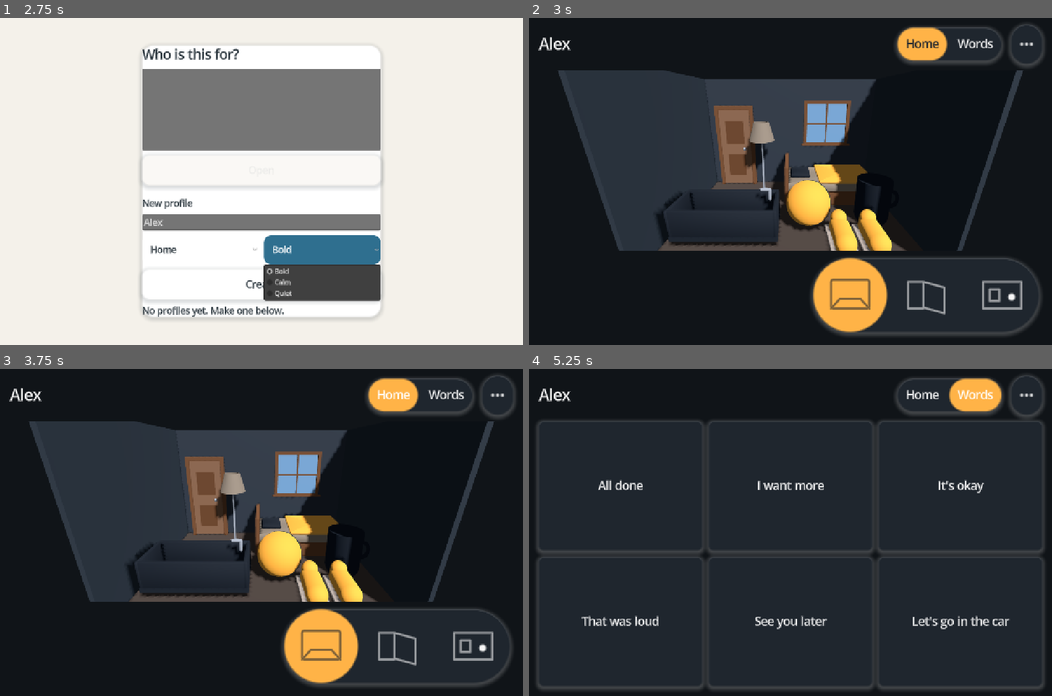
Above: before the commit, frames 1-4 (two rows, left to right).
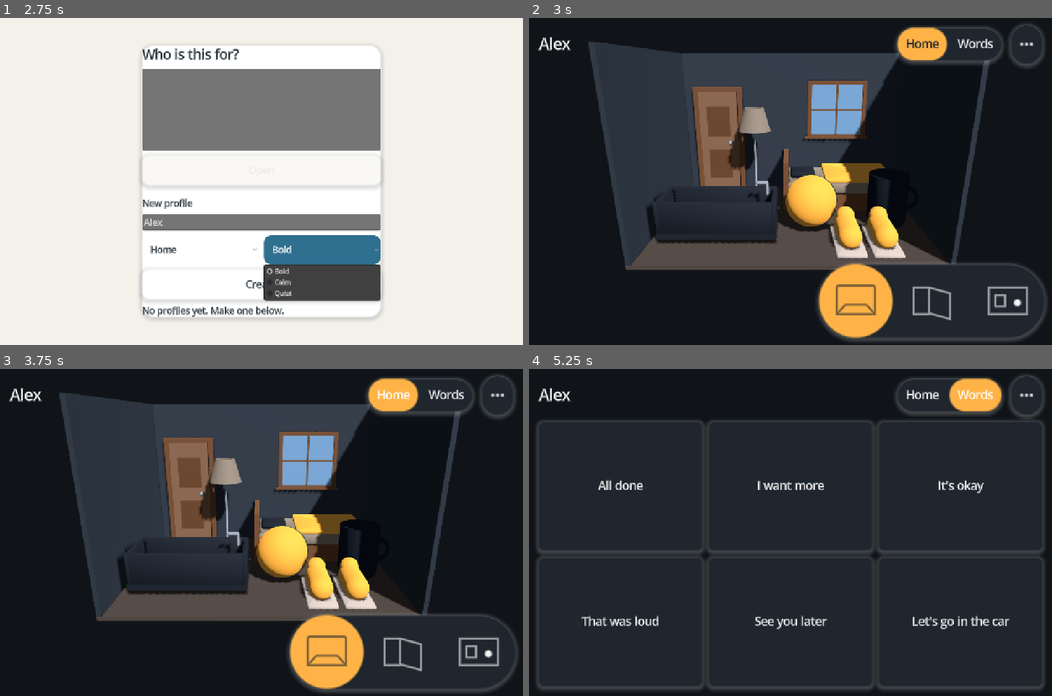
Above: after the commit, the same moments.

Repository: crashtestbrandt/alex
Game: Godot game, scene res://scenes/main.tscn
Same seed, same stepped clock (60 frames per second), same inputs: the game is played once before the commit and once after it.
Inputs (mouse positions are in pixels of both pictures, inside the frame that each line leads up to):
- Up to frame 1 (2.75 s): click (261, 224) at 0.52 s; type "Alex" at 0.6 s; click "Home" at 1.25 s; click "Bold" at 2 s
- Up to frame 2 (3 s): click "Create" at 2.75 s
- Up to frame 3 (3.75 s): click "Home" at 3.5 s
- Up to frame 4 (5.25 s): click (853, 650) at 4.27 s; click "Words" at 5 s

Frame 1 is identical in both runs. In frame 2, 23% of the frame differs, in the area x 5-99%, y 7-99%; in frame 3, 23%; in frame 4, nothing differs.

Commit message:
feat(ui) render the room edge to edge and float the controls over it
- The room view fills the home screen; the top bar and the view pill float over it with the containers between
  them set to ignore the pointer.
- The camera frames the room's footprint up to its tallest spot into the band the floating controls leave
  (`RoomView.safe_rect`, `CameraFraming.full_extent` and `center_offset`, `RoomSpace.content_dims`), so a wall
  may run under a control and an object never does.
- The probe checks every spot's center and the framed box's center against the band.

Co-Authored-By: Claude Fable 5.1 <noreply@anthropic.com>
Claude-Session: https://claude.ai/code/session_01Brov8DxnPxPnDvfkaNeKXq

Diff:
--- a/scenes/child/home.tscn
+++ b/scenes/child/home.tscn
@@ -21,6 +21,15 @@
 unique_name_in_owner = true
 script = ExtResource("3")
 
+[node name="RoomView" parent="." instance=ExtResource("4")]
+unique_name_in_owner = true
+layout_mode = 1
+anchors_preset = 15
+anchor_right = 1.0
+anchor_bottom = 1.0
+grow_horizontal = 2
+grow_vertical = 2
+
 [node name="Margin" type="MarginContainer" parent="."]
 layout_mode = 1
 anchors_preset = 15
@@ -28,6 +37,7 @@
 anchor_bottom = 1.0
 grow_horizontal = 2
 grow_vertical = 2
+mouse_filter = 2
 theme_override_constants/margin_left = 24
 theme_override_constants/margin_top = 16
 theme_override_constants/margin_right = 24
@@ -35,10 +45,13 @@
 
 [node name="Column" type="VBoxContainer" parent="Margin"]
 layout_mode = 2
+mouse_filter = 2
 theme_override_constants/separation = 16
 
 [node name="TopBar" type="HBoxContainer" parent="Margin/Column"]
+unique_name_in_owner = true
 layout_mode = 2
+mouse_filter = 2
 theme_override_constants/separation = 16
 
 [node name="Title" type="Label" parent="Margin/Column/TopBar"]
@@ -75,15 +88,13 @@
 [node name="Stage" type="Control" parent="Margin/Column"]
 layout_mode = 2
 size_flags_vertical = 3
-
-[node name="RoomView" parent="Margin/Column/Stage" instance=ExtResource("4")]
-unique_name_in_owner = true
-layout_mode = 1
+mouse_filter = 2
 
 [node name="Board" type="GridContainer" parent="Margin/Column/Stage"]
 unique_name_in_owner = true
 visible = false
 layout_mode = 1
+mouse_filter = 2
 anchors_preset = 15
 anchor_right = 1.0
 anchor_bottom = 1.0
--- a/scripts/child/home.gd
+++ b/scripts/child/home.gd
@@ -10,6 +10,7 @@
 const _TILE_SCENE: PackedScene = preload("res://scenes/child/gestalt_tile.tscn")
 
 @onready var _title: Label = %Title
+@onready var _top_bar: HBoxContainer = %TopBar
 @onready var _strip: PillBar = %PlaceStrip
 @onready var _room_view: RoomView = %RoomView
 @onready var _grid: GridContainer = %Board
@@ -30,7 +31,9 @@
 	_room_view.spot_tapped.connect(_on_spot_tapped)
 	_room_view.spot_held.connect(_on_spot_held)
 	_record_overlay.kept.connect(_on_recording_kept)
+	_top_bar.item_rect_changed.connect(_sync_room_inset)
 	Style.changed.connect(_on_style_changed)
+	_sync_room_inset()
 
 func show_profile(p: Profile) -> void:
 	_profile = p
@@ -98,6 +101,11 @@
 	for other: SdfButton in _places.values():
 		other.refresh()
 
+## The room renders edge to edge behind the top bar; it frames itself into the band below the bar.
+func _sync_room_inset() -> void:
+	var bar_bottom: float = _top_bar.global_position.y + _top_bar.size.y - _room_view.global_position.y
+	_room_view.safe_top_px = maxf(bar_bottom + 8.0, 0.0)
+
 ## A profile with nothing to show lists every gestalt it has.
 static func _all_gestalts_board(p: Profile) -> Board:
 	var ids: PackedStringArray = PackedStringArray()
--- a/scripts/child/room_view.gd
+++ b/scripts/child/room_view.gd
@@ -19,6 +19,13 @@
 
 ## How long a moved view stays before it returns to the front. A probe shortens it.
 var idle_seconds: float = RecordOverlay.IDLE_SECONDS
+## How much of the top of the view floating controls cover. The home sets it from its top bar; the camera
+## frames the room into the band below it and above the view widget.
+var safe_top_px: float = 0.0:
+	set(value):
+		safe_top_px = value
+		if is_node_ready():
+			_layout()
 
 var _profile: Profile = null
 var _room: Room = null
@@ -112,6 +119,13 @@
 func wall_visible(w: Spot.Wall) -> bool:
 	var wall: MeshInstance3D = _walls.get(w, null)
 	return wall != null and wall.visible
+
+## The band the room is framed into: this control minus the floating controls above and below.
+func safe_rect() -> Rect2:
+	var bottom: float = 0.0
+	if _widget.visible:
+		bottom = _widget.size.y + 2.0 * WIDGET_MARGIN
+	return Rect2(0.0, safe_top_px, size.x, maxf(size.y - safe_top_px - bottom, 1.0))
 
 ## Where a body's center falls on this control.
 func screen_point(b: SpotBody) -> Vector2:
@@ -197,9 +211,10 @@
 	_captions.add_child(row)
 	row.reset_size()
 	var anchor: Vector2 = _camera.unproject_position(b.top_point())
+	var safe: Rect2 = safe_rect()
 	var above: Vector2 = anchor + Vector2(-row.size.x / 2.0, -row.size.y - 12.0)
-	above.x = clampf(above.x, 8.0, maxf(8.0, _container.size.x - row.size.x - 8.0))
-	above.y = clampf(above.y, 8.0, maxf(8.0, _container.size.y - row.size.y - 8.0))
+	above.x = clampf(above.x, 8.0, maxf(8.0, safe.end.x - row.size.x - 8.0))
+	above.y = clampf(above.y, safe.position.y + 8.0, maxf(safe.position.y + 8.0, safe.end.y - row.size.y - 8.0))
 	row.position = above
 	var scale_factor: float = Style.motion_scale()
 	var hold: float = maxf(seconds, 0.6)
@@ -281,11 +296,14 @@
 
 # --- camera -----------------------------------------------------------------------------------------------
 
+## The full viewport's extent: the room is framed into the safe band, and the band's extent is scaled up to the
+## whole viewport, which the floating controls then cover at the top and bottom.
 func _extent_for(azimuth: float, elevation: float) -> float:
 	var smallest: float = RoomSpace.smallest_spot_m(_room) if _room != null else 0.0
-	var view_size: Vector2 = _container.size
-	var aspect: float = view_size.x / maxf(view_size.y, 1.0)
-	return CameraFraming.frame_extent(azimuth, elevation, RoomSpace.dims(), aspect, smallest, view_size.y, float(Style.current.tile_min_size))
+	var safe: Rect2 = safe_rect()
+	var aspect: float = safe.size.x / maxf(safe.size.y, 1.0)
+	var band: float = CameraFraming.frame_extent(azimuth, elevation, RoomSpace.content_dims(_room), aspect, smallest, safe.size.y, float(Style.current.tile_min_size))
+	return CameraFraming.full_extent(band, safe.size.y, size.y)
 
 func _move_camera(azimuth: float, elevation: float, animate: bool) -> void:
 	if _view_tween != null:
@@ -315,7 +333,9 @@
 func _apply_camera() -> void:
 	var distance: float = CameraFraming.perspective_distance(_extent, CameraFraming.FOV_DEG)
 	_camera.fov = CameraFraming.FOV_DEG
-	_camera.transform = CameraFraming.camera_transform(RoomSpace.center(), _azimuth, _elevation, distance)
+	_camera.transform = CameraFraming.camera_transform(_target(), _azimuth, _elevation, distance)
+	var safe: Rect2 = safe_rect()
+	_camera.v_offset = CameraFraming.center_offset(safe.get_center().y - size.y / 2.0, size.y, _extent)
 	for w: int in _walls.keys():
 		var wall: Spot.Wall = w as Spot.Wall
 		_walls[w].visible = not RoomSpace.wall_hidden(wall, _camera.global_position)
@@ -323,15 +343,18 @@
 func _on_resized() -> void:
 	_layout()
 
-## The viewport takes everything above the widget's row, so no object is ever behind a button.
+## What the camera looks at: a little under the center of the framed box, since a raised camera sees more
+## floor than ceiling and the near floor edge projects larger.
+func _target() -> Vector3:
+	return Vector3(0.0, RoomSpace.content_dims(_room).y * 0.42, 0.0)
+
+## The viewport fills the control edge to edge; the widget floats over its bottom right corner, and the camera
+## frames the room into the band the floating controls leave.
 func _layout() -> void:
-	var band: float = 0.0
-	if _widget.visible:
-		_widget.reset_size()
-		band = _widget.size.y + WIDGET_MARGIN
+	_widget.reset_size()
 	_container.position = Vector2.ZERO
-	_container.size = Vector2(size.x, maxf(size.y - band, 1.0))
-	_widget.position = Vector2(size.x - _widget.size.x, size.y - _widget.size.y)
+	_container.size = size
+	_widget.position = Vector2(size.x - _widget.size.x - WIDGET_MARGIN, size.y - _widget.size.y - WIDGET_MARGIN)
 	_extent = _extent_for(_azimuth, _elevation)
 	_apply_camera()
 
--- a/scripts/geometry/camera_framing.gd
+++ b/scripts/geometry/camera_framing.gd
@@ -73,6 +73,20 @@
 static func perspective_distance(extent: float, fov_deg: float) -> float:
 	return extent / (2.0 * tan(deg_to_rad(fov_deg) / 2.0))
 
+## The extent the full viewport needs so that a band `safe_height_px` tall out of `viewport_height_px` shows
+## `safe_extent`. Floating controls take the rest.
+static func full_extent(safe_extent: float, safe_height_px: float, viewport_height_px: float) -> float:
+	if safe_height_px <= 0.0:
+		return safe_extent
+	return safe_extent * viewport_height_px / safe_height_px
+
+## Camera3D's `v_offset` that lands the target `offset_px` below the viewport's center: a positive offset
+## raises the camera, which moves everything down on the screen by the same share of the extent.
+static func center_offset(offset_px: float, viewport_height_px: float, extent: float) -> float:
+	if viewport_height_px <= 0.0:
+		return 0.0
+	return offset_px / viewport_height_px * extent
+
 ## How many pixels an object `size_m` across covers at the target plane.
 static func projected_px(size_m: float, extent: float, viewport_height_px: float) -> float:
 	if extent <= 0.0:
--- a/scripts/geometry/room_space.gd
+++ b/scripts/geometry/room_space.gd
@@ -12,10 +12,9 @@
 static func dims() -> Vector3:
 	return Vector3(WIDTH, HEIGHT, DEPTH)
 
-## What the camera looks at: a little under the box's center, because a raised camera sees more floor than
-## ceiling and the near floor edge projects larger.
+## The center of the room box.
 static func center() -> Vector3:
-	return Vector3(0.0, HEIGHT * 0.42, 0.0)
+	return Vector3(0.0, HEIGHT / 2.0, 0.0)
 
 ## The spot's longest extent in meters.
 static func spot_size_m(s: Spot) -> float:
@@ -57,6 +56,19 @@
 static func wall_hidden(w: Spot.Wall, camera_position: Vector3) -> bool:
 	return (camera_position - wall_center(w)).dot(wall_outward(w)) > 0.05
 
+## The floor of what the camera must keep in frame: at least this much of the walls' height.
+const CONTENT_HEIGHT_MIN: float = 1.5
+
+## The box the camera frames: the room's footprint up to the tallest spot, never the whole wall. The walls
+## above it may run under the floating controls; the objects and the floor may not.
+static func content_dims(r: Room) -> Vector3:
+	var top: float = CONTENT_HEIGHT_MIN
+	if r != null:
+		for s: Spot in r.spots:
+			var base: float = s.height * HEIGHT if s.wall != Spot.Wall.NONE else 0.0
+			top = maxf(top, base + spot_size_m(s))
+	return Vector3(WIDTH, minf(top, HEIGHT), DEPTH)
+
 ## The smallest spot in the room, in meters; zero for an empty room.
 static func smallest_spot_m(r: Room) -> float:
 	var smallest: float = 0.0
--- a/tests/unit/camera_framing_test.gd
+++ b/tests/unit/camera_framing_test.gd
@@ -62,3 +62,9 @@
 	var front: Transform3D = CameraFraming.camera_transform(target, 0.0, 0.0, 5.0)
 	assert_almost_eq(front.origin.z, 5.0, 0.0001, "azimuth 0 stands at the open front")
 	assert_almost_eq(front.basis.y.dot(Vector3.UP), 1.0, 0.0001, "level view is upright")
+
+func test_safe_band_scales_the_extent_and_shifts_the_center() -> void:
+	assert_almost_eq(CameraFraming.full_extent(3.0, 600.0, 800.0), 4.0, 0.0001, "a 600 px band of 800 needs a third more")
+	assert_almost_eq(CameraFraming.full_extent(3.0, 0.0, 800.0), 3.0, 0.0001, "no band, no change")
+	assert_almost_eq(CameraFraming.center_offset(100.0, 800.0, 4.0), 0.5, 0.0001, "100 px down of 800 is half a meter of 4, camera up")
+	assert_almost_eq(CameraFraming.center_offset(0.0, 800.0, 4.0), 0.0, 0.0001, "centered")
--- a/tests/unit/room_space_test.gd
+++ b/tests/unit/room_space_test.gd
@@ -36,3 +36,14 @@
 		{"id": "a", "gestalt": "g", "size": 0.5}, {"id": "b", "gestalt": "g", "size": 0.1}]})
 	assert_almost_eq(RoomSpace.smallest_spot_m(r), 0.1 * RoomSpace.WIDTH, 0.0001, "the smallest, in meters")
 	assert_almost_eq(RoomSpace.smallest_spot_m(Room.new()), 0.0, 0.0001, "an empty room has none")
+
+func test_content_box_stops_at_the_tallest_spot() -> void:
+	var r: Room = Room.from_dict({"id": "r", "spots": [
+		{"id": "door", "gestalt": "g", "wall": "back", "size": 0.5},
+		{"id": "ball", "gestalt": "g", "size": 0.1}]})
+	assert_almost_eq(RoomSpace.content_dims(r).y, 2.0, 0.0001, "the door's top, 0.5 of the width")
+	var low: Room = Room.from_dict({"id": "r", "spots": [{"id": "ball", "gestalt": "g", "size": 0.1}]})
+	assert_almost_eq(RoomSpace.content_dims(low).y, RoomSpace.CONTENT_HEIGHT_MIN, 0.0001, "never under the floor")
+	var high: Room = Room.from_dict({"id": "r", "spots": [{"id": "w", "gestalt": "g", "wall": "back", "height": 0.9, "size": 0.6}]})
+	assert_almost_eq(RoomSpace.content_dims(high).y, RoomSpace.HEIGHT, 0.0001, "never above the wall")
+	assert_almost_eq(RoomSpace.content_dims(null).y, RoomSpace.CONTENT_HEIGHT_MIN, 0.0001, "no room, the floor")
--- a/tools/instr/room_probe.gd
+++ b/tools/instr/room_probe.gd
@@ -42,13 +42,18 @@
 	_check(room_view.visible, "the room is the first screen")
 	_check(room_view.size.x > 100.0 and room_view.size.y > 100.0, "the room view has a size (%s)" % room_view.size)
 
+	var safe: Rect2 = room_view.safe_rect()
+	_check(safe.position.y > 40.0 and safe.end.y < room_view.size.y - 40.0, "floating controls leave a band (%s of %s)" % [safe, room_view.size])
+	var camera: Camera3D = room_view.get_node("%Camera") as Camera3D
+	var mid: Vector2 = camera.unproject_position(Vector3(0.0, RoomSpace.content_dims(p.rooms[0]).y * 0.42, 0.0))
+	_check(absf(mid.y - safe.get_center().y) < 2.0 and absf(mid.x - safe.get_center().x) < 2.0,
+		"the room's center sits at the band's center (%s vs %s)" % [mid, safe.get_center()])
 	var bodies: Array[SpotBody] = room_view.bodies()
 	_check(bodies.size() == p.rooms[0].spots.size(), "one body per spot (%d of %d)" % [bodies.size(), p.rooms[0].spots.size()])
 	var floor_px: float = float(Style.current.tile_min_size)
 	for b: SpotBody in bodies:
 		var point: Vector2 = room_view.screen_point(b)
-		_check(point.x >= 0.0 and point.y >= 0.0 and point.x <= room_view.size.x and point.y <= room_view.size.y,
-			"%s is on screen (%s in %s)" % [b.spot.id, point, room_view.size])
+		_check(safe.has_point(point), "%s is inside the band (%s in %s)" % [b.spot.id, point, safe])
 		var picked: SpotBody = room_view.pick_at(point)
 		_check(picked == b, "%s is picked at its own center (got %s)" % [b.spot.id, picked.spot.id if picked != null else "nothing"])
 		var extent: Vector2 = room_view.screen_size(b)
Binary file changed: docs/img/record.png
Binary file changed: docs/img/room.png
Not shown, changed: docs/geometry.md
Not shown, changed: docs/ui.md
